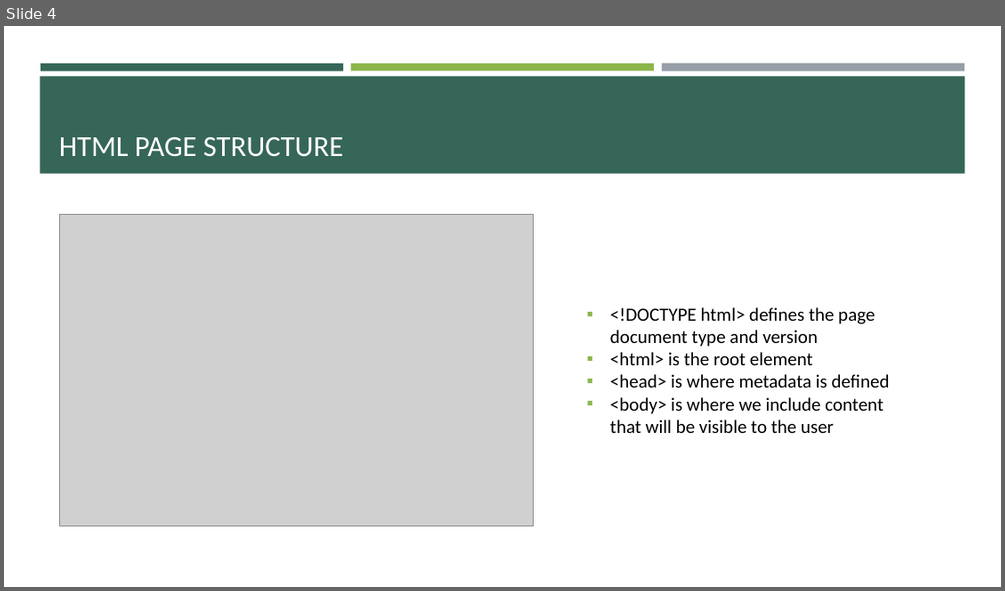
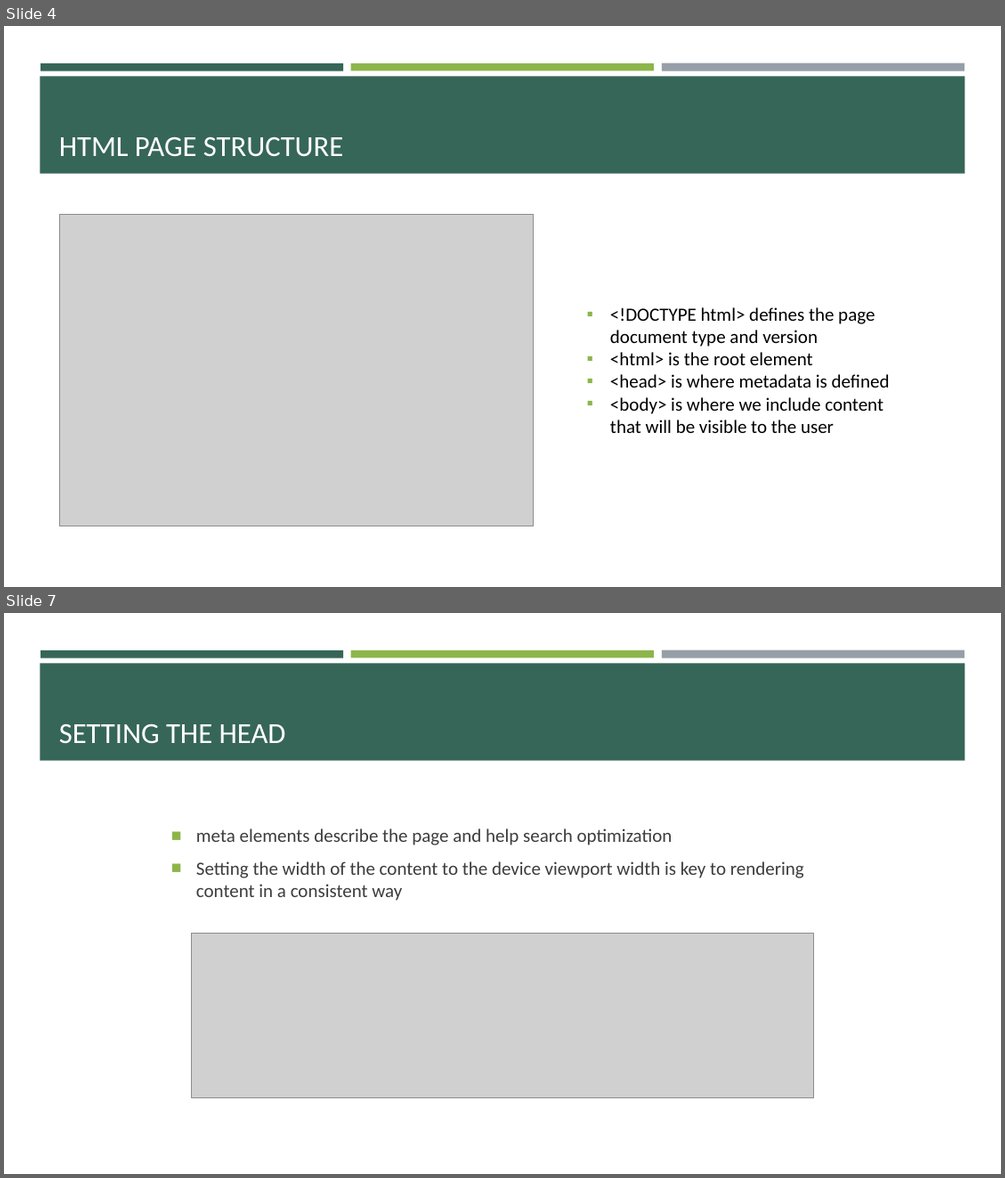
Before and after one commit to e-m-wilson/SNOW, a slide deck: Week_1/003-HTML_&_CSS/HTML-CSS.pptx. Shown one above the other, each under a label of ours: slide 4 before the commit, slides 4 and 7 after it; the slides between them are not shown. The pictures are 1005x591 and 1005x1178 pixels, drawn with LibreOffice and Linux fonts; fonts in the diff are those of the drawing; grey boxes stand for pictures. Boxes give left, top, right and bottom in pixels: in the first picture for what was removed or moved away, otherwise in the second. Text is boxed around its words. In the diff, an @@ line names an element or a change of style, - is before the commit and + after.

Commit message:
added html content

```diff
--- a/Week_1/003-HTML_&_CSS/HTML-CSS.pptx
+++ b/Week_1/003-HTML_&_CSS/HTML-CSS.pptx
@@ slide 7 added at (4,613,1001,1174), background #FFFFFF; not listed: 4 template elements that a slide beside it also shows @@
@@ title added at (59,724,286,743), 28 pt, text #FFFFFF @@
+SETTING THE HEAD
@@ text added at (196,828,804,900), 18 pt, text #3D3D3D @@
+■ meta elements describe the page and help search optimization
+■ Setting the width of the content to the device viewport width is key to rendering content in a consistent way
@@ picture added at (192,933,814,1097) @@
```
Also in this commit, not shown: 2 slides changed, 16 other slides added, 2 other files.
